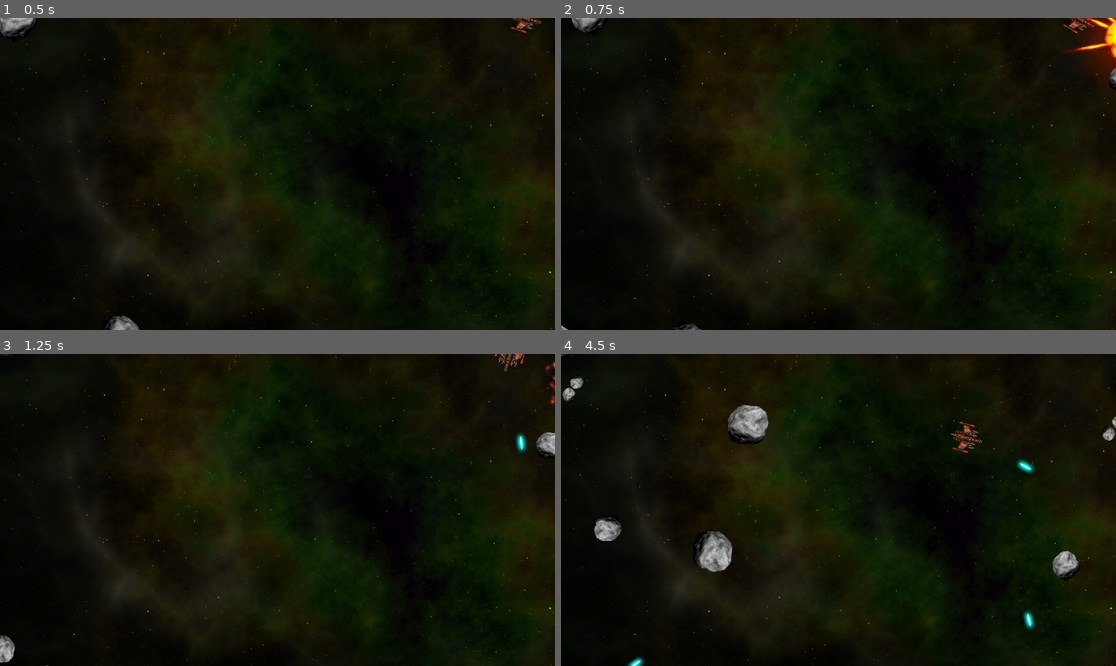
Above: before the commit, frames 1-4 (two rows, left to right).
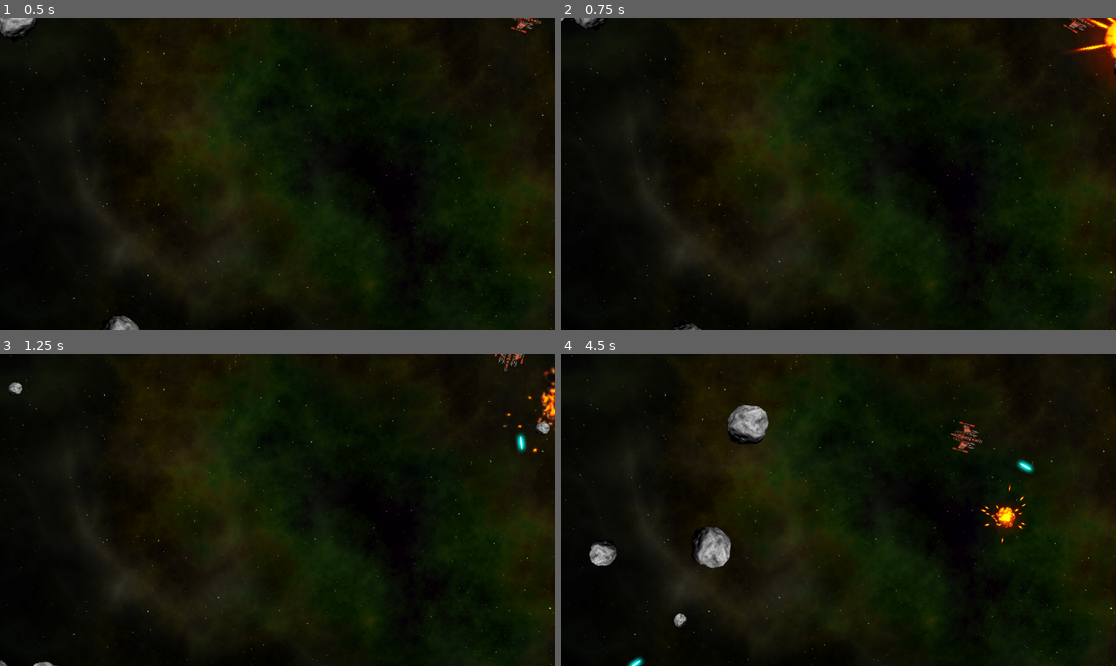
Above: after the commit, the same moments.

Repository: evgenicode/asteroids-2d-arcade
Game: Godot game, scene res://main/main.tscn
Same seed, same stepped clock (60 frames per second), same inputs: the game is played once before the commit and once after it.
Inputs:
- Up to frame 1 (0.5 s): no input
- Up to frame 2 (0.75 s): hold D (rotate_right) from 0.53 s (still down); hold Space (shoot) from 0.53 s (still down)
- Up to frame 3 (1.25 s): keep holding D (rotate_right); keep holding Space (shoot)
- Up to frame 4 (4.5 s): release D (rotate_right) at 1.28 s; release Space (shoot) at 1.28 s; hold A (rotate_left) 1.28-2.03 s; tap Space (shoot) at 1.35, 2.85, 4.35 s; hold D (rotate_right) 2.03-2.78 s; hold Space (shoot) 2.03-2.78 s; hold W (thrust) 2.78-3.53 s; hold Space (shoot) 3.53-4.28 s; hold A (rotate_left) from 3.53 s (still down)

Frame 1 is identical in both runs. In frame 2, 0.4% of the frame differs, in the area x 0-100%, y 0-100%; in frame 3, 1.0%; in frame 4, 2.2%, in the area x 0-100%, y 0-89%.

Commit message:
fix collision shape bug

Diff:
--- a/rock/Rock.gd
+++ b/rock/Rock.gd
@@ -28,7 +28,7 @@
 	physics_state.transform = xform
 
 func explode():
-	$CollisionShape2D.set_deferred("disabeled", true)
+	$CollisionShape2D.set_deferred("disabled", true)
 	$Sprite2D.hide()
 	$Explosion/AnimationPlayer.play("explosion")
 	$Explosion.show()
